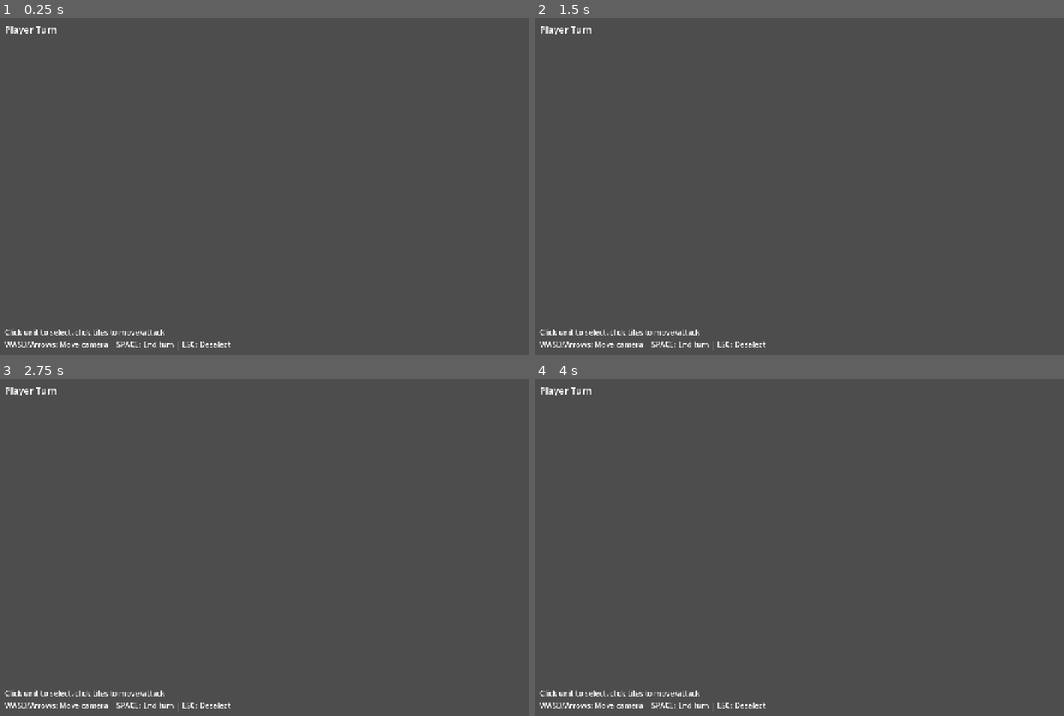
Above: before the commit, frames 1-4 (two rows, left to right).
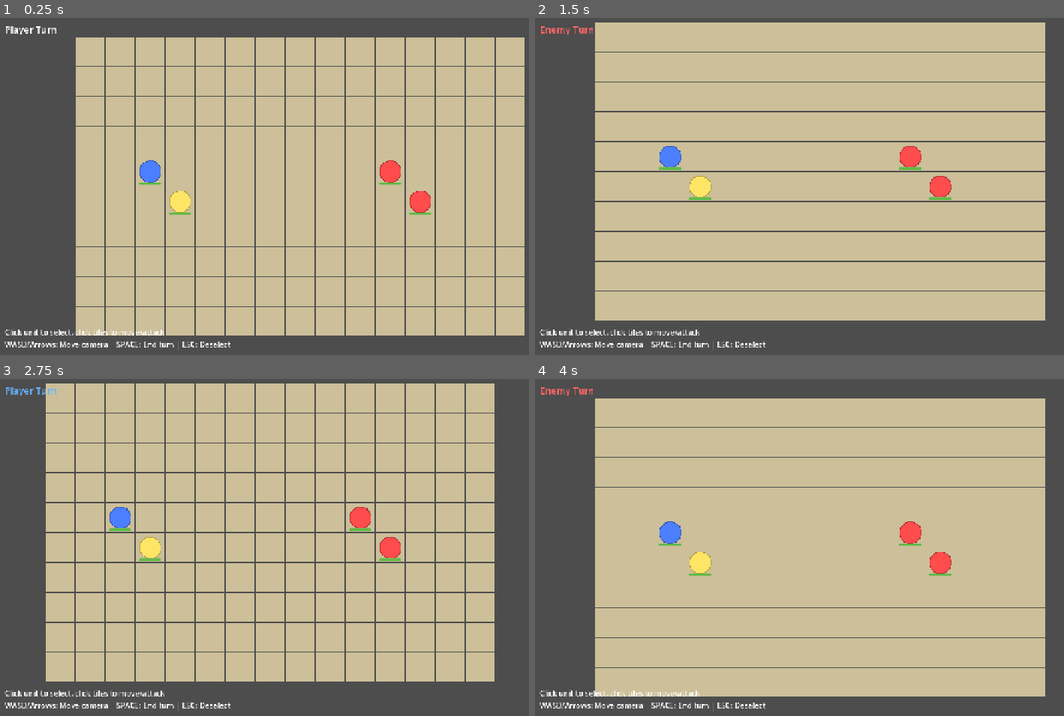
Above: after the commit, the same moments.

Repository: bobbyisonline/Embers-of-Grace
Game: Godot game, scene res://scenes/combat/CombatTest.tscn
Same seed, same stepped clock (60 frames per second), same inputs: the game is played once before the commit and once after it.
Inputs (mouse positions are in pixels of both pictures, inside the frame that each line leads up to):
- Up to frame 1 (0.25 s): no input
- Up to frame 2 (1.5 s): tap Enter (ui_accept) at 0.5, 0.77, 1.25 s; move the mouse to (968, 169) at 0.52 s; hold Right (ui_right) 0.53-1.28 s; click (968, 169) at 0.67 s; move the mouse to (714, 203) at 1.27 s; hold Down (ui_down) from 1.28 s (still down)
- Up to frame 3 (2.75 s): tap Enter (ui_accept) at 1.52, 2 s; move the mouse to (359, 473) at 2.02 s; release Down (ui_down) at 2.03 s; hold Right (ui_right) from 2.03 s (still down)
- Up to frame 4 (4 s): tap Enter (ui_accept) at 2.75, 3.02, 3.5, 3.77 s; move the mouse to (804, 614) at 2.77 s; release Right (ui_right) at 2.78 s; hold Up (ui_up) 2.78-3.53 s; click (804, 614) at 2.92 s; move the mouse to (1016, 598) at 3.52 s; hold Left (ui_left) from 3.53 s (still down)

The runs differ from the first frame. In frame 1, 70% of the frame differs, in the area x 14-100%, y 5-95%; in frame 2, 73%; in frame 3, 69%; in frame 4, 74%, in the area x 1-97%, y 2-95%.

Commit message:
visual updates

Diff:
--- a/scenes/combat/CombatTest.tscn
+++ b/scenes/combat/CombatTest.tscn
@@ -14,7 +14,6 @@
 
 [node name="GridManager" type="Node2D" parent="."]
 script = ExtResource("1")
-cell_scene = ExtResource("3")
 
 [node name="CombatState" type="Node" parent="."]
 script = ExtResource("2")
--- a/scripts/combat/CombatTestController.gd
+++ b/scripts/combat/CombatTestController.gd
@@ -14,31 +14,42 @@
 var enemy_units: Array[Unit] = []
 
 func _ready() -> void:
-	# Wait for grid to initialize
-	await grid_manager.grid_initialized
+	print("[CombatTest] Starting combat test scene")
+	# Wait one frame to ensure grid is ready
+	await get_tree().process_frame
+	print("[CombatTest] Grid should be ready, spawning units")
 
 	# Create test units
 	_spawn_test_units()
+	print("[CombatTest] Units spawned")
 
 	# Connect signals
 	combat_state.phase_changed.connect(_on_phase_changed)
 
 	# Start combat
 	combat_state.start_player_turn()
+	print("[CombatTest] Combat started")
 
 ## Spawn test units for prototyping
 func _spawn_test_units() -> void:
+	print("[CombatTest] Loading unit scene...")
 	# Load unit scene
 	if not player_unit_scene:
 		player_unit_scene = load("res://scenes/units/Unit.tscn")
+	print("[CombatTest] Unit scene loaded: ", player_unit_scene)
 
 	# Create player units
+	print("[CombatTest] Creating Aldric...")
 	_create_player_unit("Aldric", Vector2i(2, 4), Constants.WeaponType.SWORD)
+	print("[CombatTest] Creating Elara...")
 	_create_player_unit("Elara", Vector2i(3, 5), Constants.WeaponType.STAFF, true)
 
 	# Create enemy units
+	print("[CombatTest] Creating Brigand...")
 	_create_enemy_unit("Brigand", Vector2i(10, 4), Constants.WeaponType.AXE)
+	print("[CombatTest] Creating Raider...")
 	_create_enemy_unit("Raider", Vector2i(11, 5), Constants.WeaponType.LANCE)
+	print("[CombatTest] All units created!")
 
 ## Create a player-controlled unit
 func _create_player_unit(unit_name: String, pos: Vector2i, weapon: int, has_grace: bool = false) -> Unit:
--- a/scripts/combat/GridManager.gd
+++ b/scripts/combat/GridManager.gd
@@ -19,6 +19,7 @@
 
 ## Create the grid cells
 func _create_grid() -> void:
+	print("[GridManager] Creating grid: %dx%d" % [grid_width, grid_height])
 	for x in range(grid_width):
 		for y in range(grid_height):
 			var cell_pos = Vector2i(x, y)
@@ -27,6 +28,7 @@
 			add_child(cell)
 
 	grid_initialized.emit()
+	print("[GridManager] Grid created with %d cells" % grid.size())
 	if Constants.DEBUG_MODE:
 		print("[GridManager] Grid initialized: %dx%d" % [grid_width, grid_height])
 
@@ -44,15 +46,26 @@
 
 ## Setup default visuals for cells when no scene is provided
 func _setup_default_cell_visuals(cell: GridCell) -> void:
-	# Create sprite
+	# Create background ColorRect (more reliable than sprite)
+	var background = ColorRect.new()
+	background.name = "Background"
+	background.size = Vector2(Constants.GRID_CELL_SIZE - 2, Constants.GRID_CELL_SIZE - 2)
+	background.position = Vector2(1, 1)
+	background.color = Color(0.8, 0.75, 0.6)
+	cell.add_child(background)
+
+	# Create border
+	var border = ColorRect.new()
+	border.name = "Border"
+	border.size = Vector2(Constants.GRID_CELL_SIZE, Constants.GRID_CELL_SIZE)
+	border.color = Color(0.3, 0.3, 0.3)
+	border.z_index = -1
+	cell.add_child(border)
+
+	# Create sprite node for compatibility
 	var sprite = Sprite2D.new()
 	sprite.name = "Sprite2D"
-	# Create a simple colored square texture placeholder
-	var image = Image.create(Constants.GRID_CELL_SIZE - 2, Constants.GRID_CELL_SIZE - 2, false, Image.FORMAT_RGBA8)
-	image.fill(Color(0.8, 0.8, 0.6))
-	sprite.texture = ImageTexture.create_from_image(image)
-	sprite.centered = false
-	sprite.position = Vector2(1, 1)
+	sprite.visible = false
 	cell.add_child(sprite)
 
 	# Create highlight rect
@@ -61,6 +74,7 @@
 	highlight.size = Vector2(Constants.GRID_CELL_SIZE, Constants.GRID_CELL_SIZE)
 	highlight.color = Color.TRANSPARENT
 	highlight.visible = false
+	highlight.z_index = 1
 	cell.add_child(highlight)
 
 	# Add input detection
--- a/scripts/units/Unit.gd
+++ b/scripts/units/Unit.gd
@@ -72,11 +72,22 @@
 ## Move unit to target position with animation
 func move_to(target_pos: Vector2i) -> void:
 	has_moved_this_turn = true
-	set_grid_position(target_pos)
-
-	if animation_player and animation_player.has_animation("move"):
-		animation_player.play("move")
-		await animation_player.animation_finished
+
+	# Calculate target world position
+	var target_world_pos = Vector2(
+		target_pos.x * Constants.GRID_CELL_SIZE,
+		target_pos.y * Constants.GRID_CELL_SIZE
+	)
+
+	# Smooth movement using Tween
+	var tween = create_tween()
+	tween.set_ease(Tween.EASE_IN_OUT)
+	tween.set_trans(Tween.TRANS_QUAD)
+	tween.tween_property(self, "position", target_world_pos, 0.3)
+	await tween.finished
+
+	# Update grid position after animation
+	grid_position = target_pos
 
 	action_completed.emit()
 
@@ -85,18 +96,35 @@
 	if not target or not target.stats.is_alive():
 		return
 
+	# Store original position
+	var original_pos = position
+
+	# Calculate direction to target (move halfway)
+	var direction = (target.position - position).normalized()
+	var attack_pos = position + direction * (Constants.GRID_CELL_SIZE * 0.4)
+
+	# Attack animation: slide toward target
+	var tween = create_tween()
+	tween.set_ease(Tween.EASE_OUT)
+	tween.set_trans(Tween.TRANS_BACK)
+	tween.tween_property(self, "position", attack_pos, 0.15)
+	await tween.finished
+
+	# Deal damage
 	var damage = calculate_damage(target)
 	target.take_damage(damage)
 
 	attacked.emit(target)
 	EventBus.unit_attacked.emit(self, target, damage)
 
+	# Return to original position
+	var return_tween = create_tween()
+	return_tween.set_ease(Tween.EASE_IN)
+	return_tween.set_trans(Tween.TRANS_QUAD)
+	return_tween.tween_property(self, "position", original_pos, 0.15)
+	await return_tween.finished
+
 	has_acted_this_turn = true
-
-	if animation_player and animation_player.has_animation("attack"):
-		animation_player.play("attack")
-		await animation_player.animation_finished
-
 	action_completed.emit()
 
 ## Calculate damage dealt to target
@@ -150,6 +178,8 @@
 	if dodge_roll < stats.dodge_chance:
 		if Constants.DEBUG_MODE:
 			print("[Combat] %s dodged the attack!" % stats.unit_name)
+		# Show "MISS" text
+		_show_damage_text("MISS", Color.GRAY)
 		return
 
 	var died_from_damage = stats.take_damage(amount)
@@ -157,8 +187,11 @@
 	EventBus.unit_damaged.emit(self, amount, stats.current_hp)
 	update_health_bar()
 
-	if animation_player and animation_player.has_animation("hit"):
-		animation_player.play("hit")
+	# Hit flash and shake
+	_play_hit_effect()
+
+	# Show damage number
+	_show_damage_text(str(amount), Color.RED)
 
 	if died_from_damage:
 		die()
@@ -174,10 +207,15 @@
 	died.emit()
 	EventBus.unit_died.emit(self)
 
-	if animation_player and animation_player.has_animation("death"):
-		animation_player.play("death")
-		await animation_player.animation_finished
-
+	# Death animation: fade out and shrink
+	var tween = create_tween()
+	tween.set_parallel(true)
+	tween.tween_property(self, "modulate:a", 0.0, 0.5)
+	tween.tween_property(self, "scale", Vector2(0.5, 0.5), 0.5)
+	tween.set_ease(Tween.EASE_IN)
+	tween.set_trans(Tween.TRANS_BACK)
+
+	await tween.finished
 	queue_free()
 
 ## Reset turn state
@@ -214,12 +252,36 @@
 ## Visual feedback for selection
 func select() -> void:
 	is_selected = true
+
+	# Create selection ring
+	var selection_ring = ColorRect.new()
+	selection_ring.name = "SelectionRing"
+	selection_ring.size = Vector2(Constants.GRID_CELL_SIZE + 8, Constants.GRID_CELL_SIZE + 8)
+	selection_ring.position = Vector2(-4, -4)
+	selection_ring.color = Color(1.0, 1.0, 0.5, 0.6)
+	selection_ring.z_index = -1
+	add_child(selection_ring)
+
+	# Pulsing animation
+	var tween = create_tween()
+	tween.set_loops()
+	tween.tween_property(selection_ring, "modulate:a", 0.3, 0.5)
+	tween.tween_property(selection_ring, "modulate:a", 0.8, 0.5)
+
+	# Brighten sprite
 	if sprite:
-		sprite.modulate = Color(1.2, 1.2, 1.2)
+		sprite.modulate = Color(1.3, 1.3, 1.3)
 
 ## Remove selection visual
 func deselect() -> void:
 	is_selected = false
+
+	# Remove selection ring
+	var ring = get_node_or_null("SelectionRing")
+	if ring:
+		ring.queue_free()
+
+	# Reset sprite color
 	if sprite:
 		sprite.modulate = Color.WHITE
 
@@ -227,3 +289,49 @@
 func _on_died() -> void:
 	if Constants.DEBUG_MODE:
 		print("[Unit] %s has died." % stats.unit_name)
+
+## Play hit flash and shake effect
+func _play_hit_effect() -> void:
+	if not sprite:
+		return
+
+	# Store original position and color
+	var original_pos = sprite.position
+	var original_color = sprite.modulate
+
+	# Flash red
+	sprite.modulate = Color(2.0, 0.5, 0.5)
+
+	# Shake effect
+	var tween = create_tween()
+	tween.set_parallel(true)
+
+	# Shake animation (quick left-right)
+	tween.tween_property(sprite, "position", original_pos + Vector2(3, 0), 0.05)
+	tween.chain().tween_property(sprite, "position", original_pos + Vector2(-3, 0), 0.05)
+	tween.chain().tween_property(sprite, "position", original_pos, 0.05)
+
+	# Fade back to normal color
+	tween.tween_property(sprite, "modulate", original_color, 0.2)
+
+## Show floating damage text
+func _show_damage_text(text: String, color: Color) -> void:
+	# Create label for damage number
+	var damage_label = Label.new()
+	damage_label.text = text
+	damage_label.modulate = color
+	damage_label.position = Vector2(Constants.GRID_CELL_SIZE / 2, Constants.GRID_CELL_SIZE / 4)
+
+	# Make text larger and bold
+	damage_label.add_theme_font_size_override("font_size", 20)
+
+	add_child(damage_label)
+
+	# Float upward and fade out
+	var tween = create_tween()
+	tween.set_parallel(true)
+	tween.tween_property(damage_label, "position", damage_label.position + Vector2(0, -40), 1.0)
+	tween.tween_property(damage_label, "modulate:a", 0.0, 1.0)
+
+	await tween.finished
+	damage_label.queue_free()
